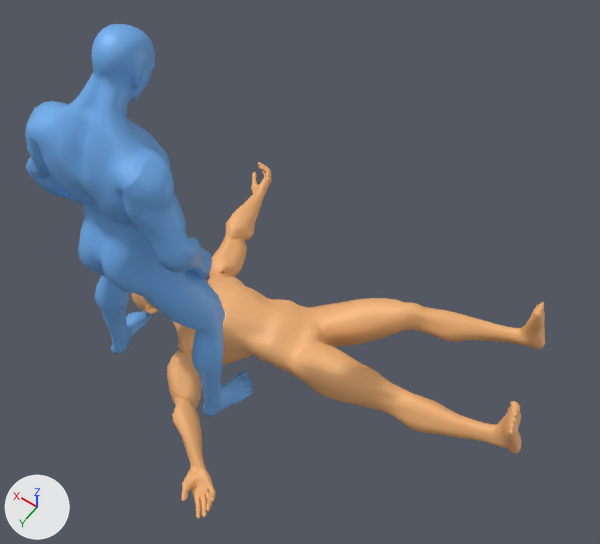
Two versions of the glTF model muscle-detective/assets/glbs/chokeslam_v2c.glb, one commit apart.
Before and after are seen from a camera (50 mm lens) standing at (-1.57, 1.08, 3.17) and looking at (-0.52, -0.39, 0.85). Every picture has the same lights, and +X, +Y and +Z are marked at lower left. The picture after the commit comes second. Both versions are drawn at frame 95 of the action 'Chokeslam_B_V6'; the numbers are the values there.

Names of what the first picture shows: 'SuperHero_Male', 'SuperHero_Male.001'.
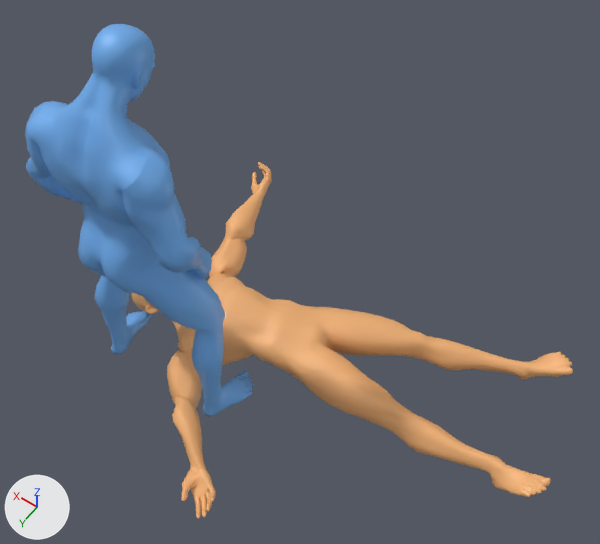
Boxes (x1, y1, x2, y2) around the edits, measured in the pictures (600 x 544 px):
```json
{"object": "SuperHero_Male.001", "change": "posed", "before": [131, 162, 545, 519], "after": [131, 162, 573, 519], "on screen": "7% wider"}
{"bone": "thigh_l", "before": "(317, 326) to (411, 316)", "after": "(317, 326) to (413, 344)"}
{"bone": "calf_l", "before": "(411, 316) to (521, 338)", "after": "(413, 344) to (517, 370)"}
{"bone": "foot_l", "before": "(521, 338) to (537, 318)", "after": "(517, 370) to (556, 368)"}
{"bone": "thigh_r", "before": "(299, 367) to (384, 391)", "after": "(299, 367) to (390, 410)"}
{"bone": "calf_r", "before": "(384, 391) to (497, 435)", "after": "(390, 410) to (493, 465)"}
{"bone": "foot_r", "before": "(497, 435) to (513, 418)", "after": "(493, 465) to (531, 482)"}
```

Edits to the scene script, one JSON object a line:
```json
{"block": "bone_thigh_l", "where": "bone_thigh_l = bpy.data.objects['Powerbomb_B'].pose.bones['thigh_l']  # child of 'pelvis'"}
{"op": "set", "path": "bone_thigh_l.rotation_quaternion", "old": "(0.976, -0.198, 0.0, -0.095)", "new": "(0.998, -0.001, 0.0, -0.068)", "note": "degrees (-23, -2, -11) -> degrees (0, 0, -8)"}
{"block": "bone_calf_l", "where": "bone_calf_l = bpy.data.objects['Powerbomb_B'].pose.bones['calf_l']  # child of 'thigh_l'"}
{"op": "set", "path": "bone_calf_l.rotation_quaternion", "old": "(0.991, 0.126, 0.012, 0.053)", "new": "(1.0, -0.003, 0.0, 0.0)", "note": "degrees (15, 1, 6) -> degrees (0, 0, 0)"}
{"block": "bone_foot_l", "where": "bone_foot_l = bpy.data.objects['Powerbomb_B'].pose.bones['foot_l']  # child of 'calf_l'"}
{"op": "set", "path": "bone_foot_l.rotation_quaternion", "old": "(0.998, -0.059, -0.002, -0.003)", "new": "(0.887, 0.422, 0.186, 0.018)", "note": "degrees (-7, 0, 0) -> degrees (53, 18, 11)"}
{"block": "bone_thigh_r", "where": "bone_thigh_r = bpy.data.objects['Powerbomb_B'].pose.bones['thigh_r']  # child of 'pelvis'"}
{"op": "set", "path": "bone_thigh_r.rotation_quaternion", "old": "(0.976, -0.198, 0.0, 0.095)", "new": "(0.998, -0.001, 0.0, 0.07)", "note": "degrees (-23, 2, 11) -> degrees (0, 0, 8)"}
{"block": "bone_calf_r", "where": "bone_calf_r = bpy.data.objects['Powerbomb_B'].pose.bones['calf_r']  # child of 'thigh_r'"}
{"op": "set", "path": "bone_calf_r.rotation_quaternion", "old": "(0.991, 0.126, -0.012, -0.053)", "new": "(1.0, -0.003, 0.0, 0.0)", "note": "degrees (15, -1, -6) -> degrees (0, 0, 0)"}
{"block": "bone_foot_r", "where": "bone_foot_r = bpy.data.objects['Powerbomb_B'].pose.bones['foot_r']  # child of 'calf_r'"}
{"op": "set", "path": "bone_foot_r.rotation_quaternion", "old": "(0.998, -0.059, 0.002, 0.003)", "new": "(0.887, 0.422, -0.186, -0.018)", "note": "degrees (-7, 0, 0) -> degrees (53, -18, -11)"}
```
